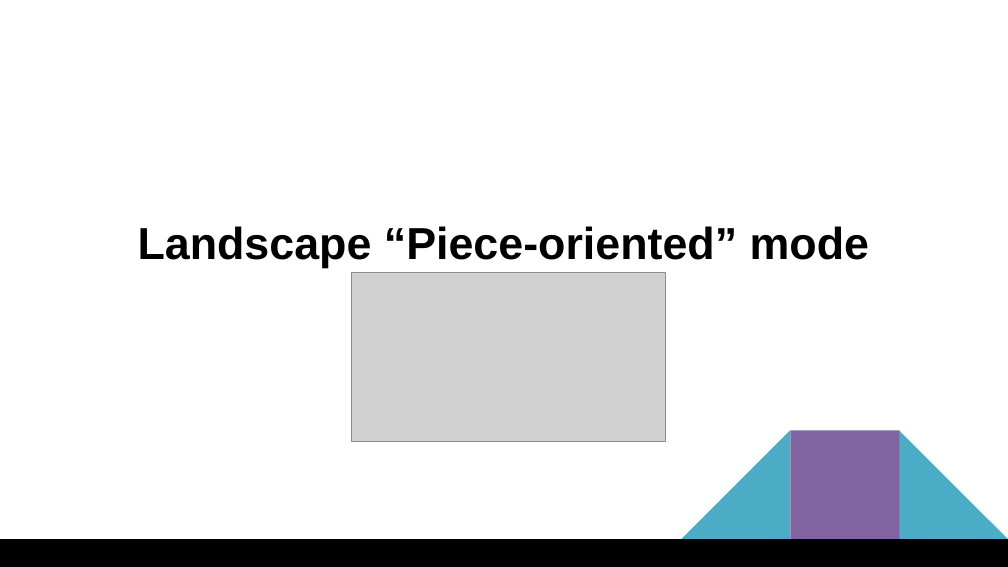
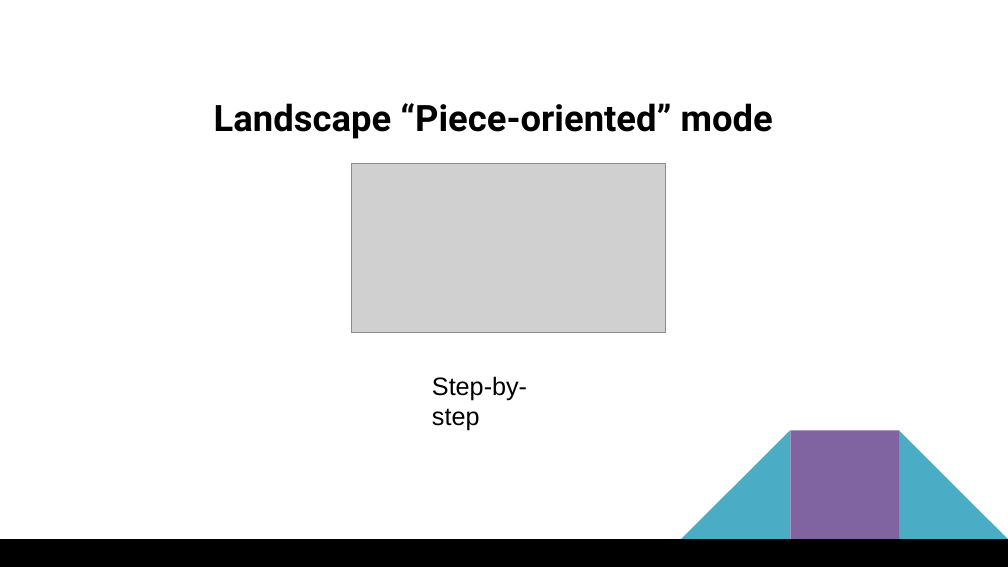
Before and after one commit to MGODOY-BR/smartSpriteFX, a slide deck: slide 7 of [doc]/Using smartSpriteFX.pptx. Drawn at 1008x567 pixels with LibreOffice and Linux fonts; fonts in the diff are those of the drawing; grey boxes stand for pictures. Boxes give left, top, right and bottom in pixels: in the first picture for what was removed or moved away, otherwise in the second. Text is boxed around its words. In the diff, an @@ line names an element or a change of style, - is before the commit and + after.

```diff
--- a/[doc]/Using smartSpriteFX.pptx
+++ b/[doc]/Using smartSpriteFX.pptx
@@ text "Landscape “Piece-oriented” mode": place and size @@
-text "Landscape “Piece-oriented” mode" at <box>138,226,869,268</box>
+text "Landscape “Piece-oriented” mode" at <box>214,103,773,139</box>
@@ text "Landscape “Piece-oriented” mode" at <box>214,103,773,139</box>: size 32 to 26 pt, font Arial to Roboto @@
@@ picture: place and size @@
-picture at <box>352,272,665,442</box>
+picture at <box>352,163,665,333</box>
@@ text added at <box>432,376,527,431</box>, 18 pt, text #000000 @@
+Step-by-step
```
Also in this commit, not shown: 3 other slides changed, 1 slide added, 1 slide removed.
